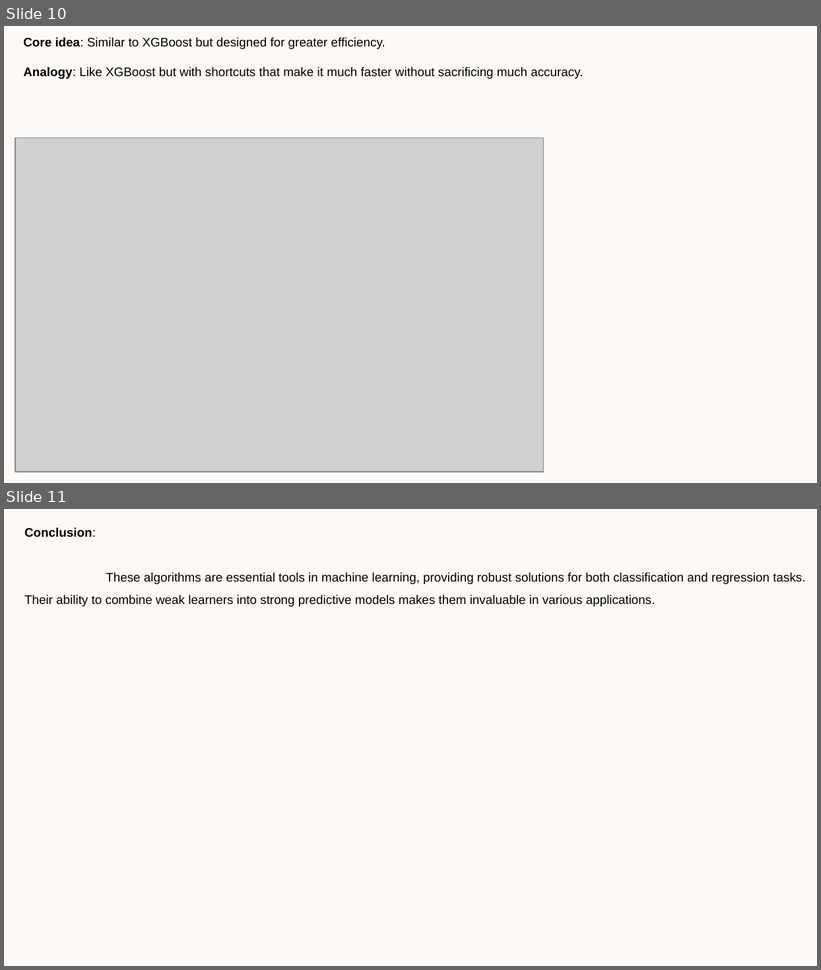
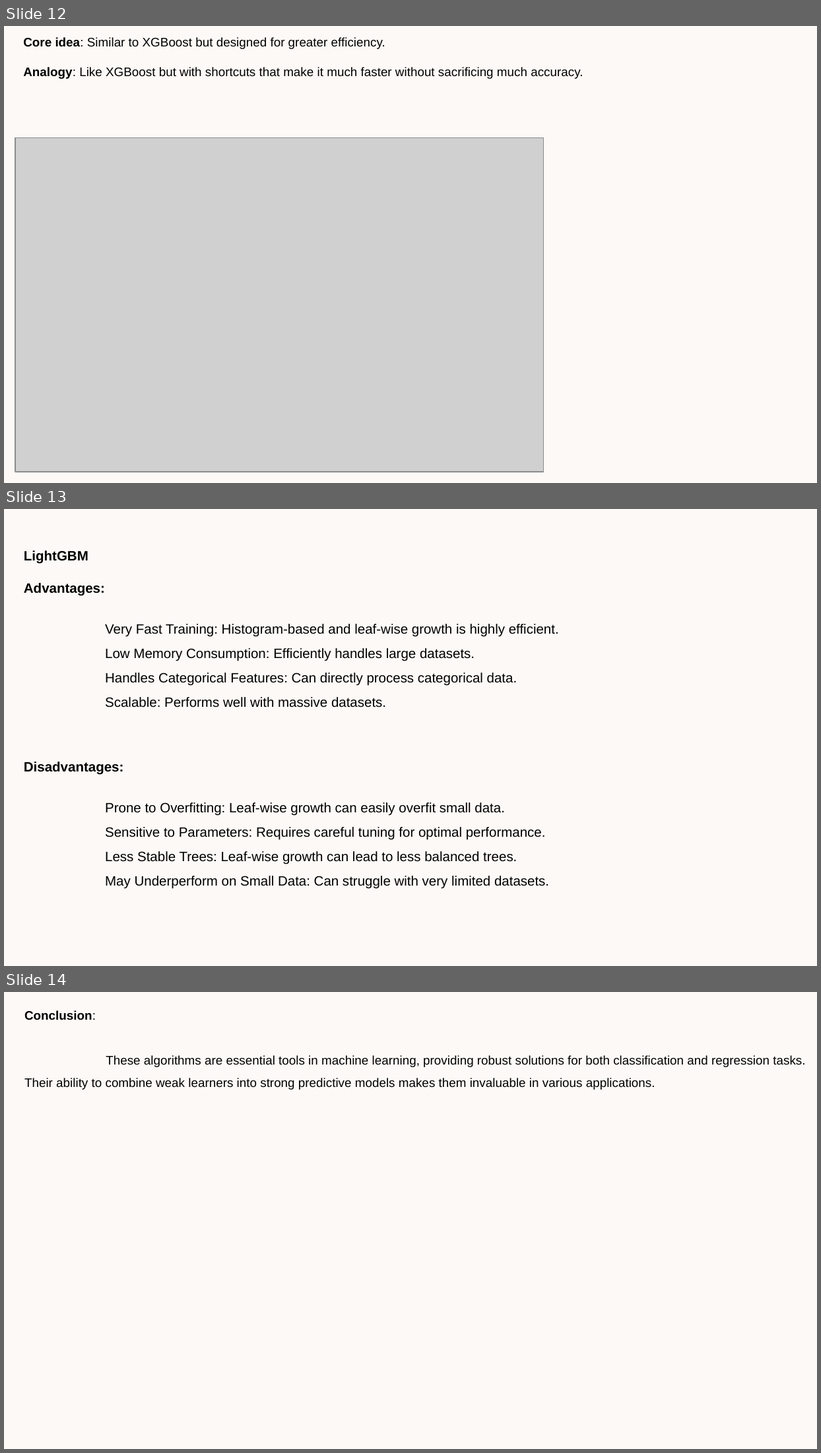
Before and after one commit to AravindXYZ/AIWIP, a slide deck: MLTests/BoostingAlgorithms/Ensemble Learning Boosting.pptx. Shown one above the other, each under a label of ours: slides 10 and 11 before the commit, slides 12, 13 and 14 after it. The pictures are 821x970 and 821x1453 pixels, drawn with LibreOffice and Linux fonts; fonts in the diff are those of the drawing; grey boxes stand for pictures. Boxes give left, top, right and bottom in pixels: in the first picture for what was removed or moved away, otherwise in the second. Text is boxed around its words. In the diff, an @@ line names an element or a change of style, - is before the commit and + after.

```diff
--- a/MLTests/BoostingAlgorithms/Ensemble Learning Boosting.pptx
+++ b/MLTests/BoostingAlgorithms/Ensemble Learning Boosting.pptx
@@ slide 13 added at (4, 509, 817, 966), background #FCF9F6 @@
@@ text added at (24, 551, 559, 889), 12 pt, text #000000 @@
+LightGBM
+Advantages:
+Very Fast Training: Histogram-based and leaf-wise growth is highly efficient.
+Low Memory Consumption: Efficiently handles large datasets.
+Handles Categorical Features: Can directly process categorical data.
+Scalable: Performs well with massive datasets.
+Disadvantages:
+Prone to Overfitting: Leaf-wise growth can easily overfit small data.
+Sensitive to Parameters: Requires careful tuning for optimal performance.
+Less Stable Trees: Leaf-wise growth can lead to less balanced trees.
+May Underperform on Small Data: Can struggle with very limited datasets.
@@ what was slide 10 is now slide 12 @@
@@ what was slide 11 is now slide 14 @@
```
Also in this commit, not shown: 2 other slides added.
